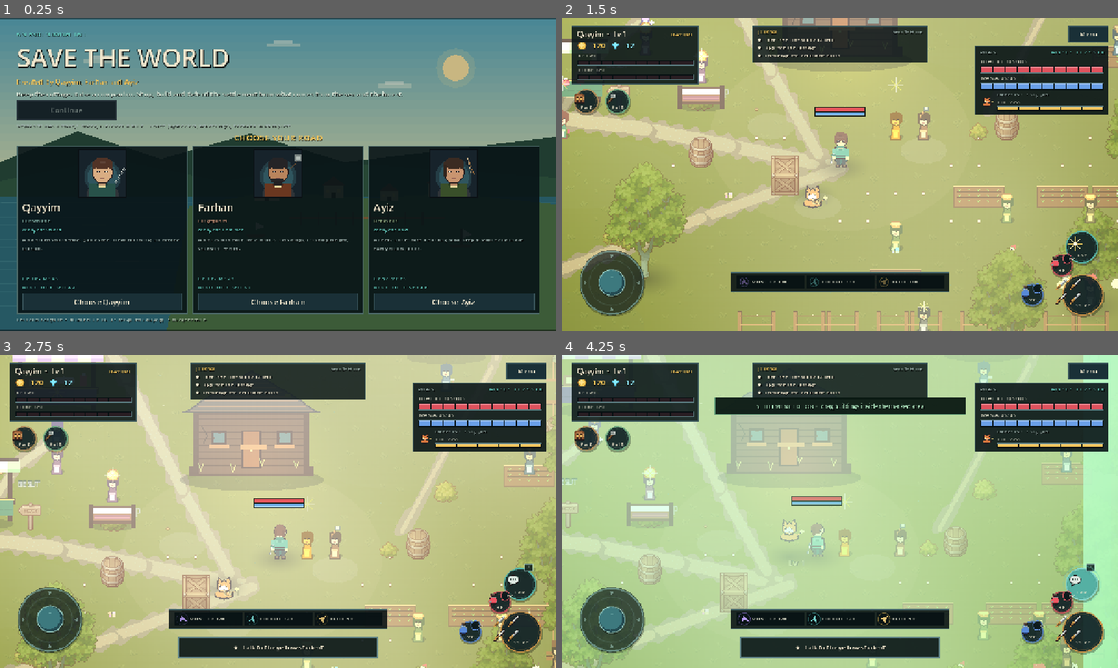
Above: before the commit, frames 1-4 (two rows, left to right).
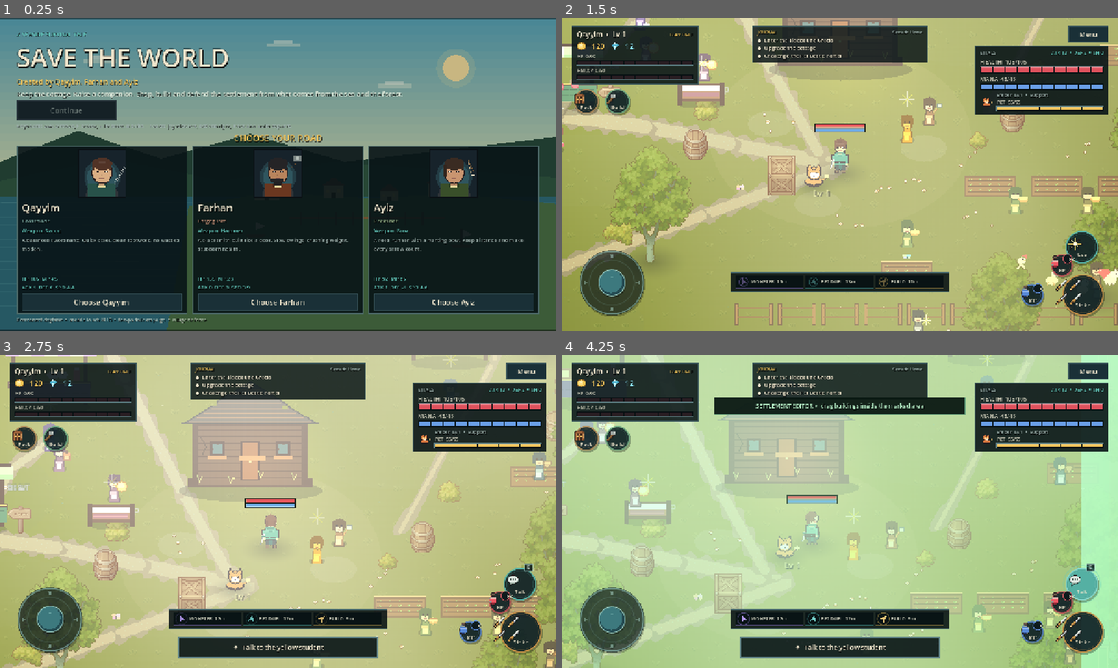
Above: after the commit, the same moments.

Repository: Thunderoar/godottgame
Game: Godot game, scene res://scenes/game.tscn
Two runs of this game, one before a commit and one after it. Both use one fixed random seed, a clock stepped at 60 frames per second and the inputs below.
Inputs (mouse positions are in pixels of both pictures, inside the frame that each line leads up to):
- Up to frame 1 (0.25 s): no input
- Up to frame 2 (1.5 s): click "Choose Qayyim" at 0.5 s; click "Skip" at 1.25 s
- Up to frame 3 (2.75 s): tap Enter at 2 s; drag from (50, 621) to (139, 445) at 2.02 s
- Up to frame 4 (4.25 s): drag from (1084, 630) to (673, 530) at 2.77 s; move the mouse to (1084, 583) at 3.52 s; hold D (move_right) from 3.53 s (still down); tap B (toggle_build) at 3.6 s; click (1084, 583) at 3.67 s

The runs differ from the first frame. In frame 1, 3.9% of the frame differs, in the area x 0-100%, y 4-98%; in frame 2, 16%, in the area x 0-100%, y 0-100%; in frame 3, 14%; in frame 4, 9.3%.

Commit message:
Make camera zoom adjustable and preserve continuous motion

Diff:
--- a/project.godot
+++ b/project.godot
@@ -113,5 +113,5 @@
 renderer/rendering_method.mobile="gl_compatibility"
 textures/vram_compression/import_etc2_astc=true
 environment/defaults/default_clear_color=Color(0.027, 0.05, 0.06, 1)
-2d/snap/snap_2d_transforms_to_pixel=true
-2d/snap/snap_2d_vertices_to_pixel=true
+2d/snap/snap_2d_transforms_to_pixel=false
+2d/snap/snap_2d_vertices_to_pixel=false
--- a/scripts/core/follow_camera.gd
+++ b/scripts/core/follow_camera.gd
@@ -3,13 +3,14 @@
 ## Smooth camera with look-ahead and a decaying hit shake. Each world owns one
 ## so its map bounds can differ between the lobby and a portal dungeon.
 ##
-## ZOOM is an integer multiple of 32 (one art pixel = exactly 2 screen pixels at
-## 64) so pixels never shimmer while panning; the camera position additionally
-## snaps to the art grid. See docs/VISUAL_OVERHAUL.md §2 for the decision.
+## Default zoom keeps the original 2:1 pixel-art scale. World follow remains
+## continuous so entities never advance in grid-sized jumps.
 
 const ZOOM_SCALE := 64.0
+const ZOOM_MIN := 32.0
+const ZOOM_MAX := 80.0
+const ZOOM_STEP := 4.0
 const LOOKAHEAD_UNITS := 1.15
-const ART_GRID := 32.0
 
 var target: Node2D
 var bounds := Rect2(0, 0, 64, 40)
@@ -18,13 +19,17 @@
 var shake_time := 0.0
 var _rng := RandomNumberGenerator.new()
 var _look := Vector2.ZERO
+var _target_zoom := ZOOM_SCALE
 
 
 func _ready() -> void:
 	add_to_group("camera")
 	_rng.randomize()
-	zoom = Vector2(ZOOM_SCALE, ZOOM_SCALE)
+	_target_zoom = GameSettings.camera_zoom()
+	zoom = Vector2(_target_zoom, _target_zoom)
 	position_smoothing_enabled = false
+	set_process_unhandled_input(true)
+	GameSettings.changed.connect(_on_setting_changed)
 	limit_left = int(bounds.position.x)
 	limit_top = int(bounds.position.y)
 	limit_right = int(bounds.position.x + bounds.size.x)
@@ -45,13 +50,50 @@
 				_look = _look.lerp(Vector2.ZERO, clampf(delta * 3.0, 0.0, 1.0))
 		aim += _look
 		global_position = global_position.lerp(aim, clampf(delta * follow_speed, 0.0, 1.0))
-		# Snap to the art grid so 1 art pixel = exactly 2 aligned screen pixels.
-		global_position = (global_position * ART_GRID).round() / ART_GRID
+	zoom = zoom.lerp(Vector2(_target_zoom, _target_zoom), clampf(delta * 8.0, 0.0, 1.0))
 	if shake_time > 0.0:
 		shake_time = maxf(0.0, shake_time - delta)
 		offset = Vector2(_rng.randf_range(-1, 1), _rng.randf_range(-1, 1)) * shake_amount * (shake_time / maxf(0.01, shake_time + delta))
 	else:
 		offset = offset.lerp(Vector2.ZERO, clampf(delta * 12.0, 0.0, 1.0))
+
+
+func _unhandled_input(event: InputEvent) -> void:
+	var direction := 0.0
+	if event is InputEventMouseButton and event.pressed:
+		if event.button_index == MOUSE_BUTTON_WHEEL_UP:
+			direction = 1.0
+		elif event.button_index == MOUSE_BUTTON_WHEEL_DOWN:
+			direction = -1.0
+	elif event is InputEventKey and event.pressed and not event.echo:
+		if event.keycode in [KEY_PLUS, KEY_EQUAL, KEY_KP_ADD]:
+			direction = 1.0
+		elif event.keycode in [KEY_MINUS, KEY_KP_SUBTRACT]:
+			direction = -1.0
+	if is_zero_approx(direction):
+		return
+	var hud := get_tree().get_first_node_in_group("hud")
+	if hud != null and hud.has_method("any_modal_open") and bool(hud.call("any_modal_open")):
+		return
+	step_zoom(direction)
+	get_viewport().set_input_as_handled()
+
+
+func step_zoom(direction: float) -> void:
+	if is_zero_approx(direction):
+		return
+	set_zoom_scale(_target_zoom + signf(direction) * ZOOM_STEP)
+
+
+func set_zoom_scale(value: float, persist: bool = true) -> void:
+	_target_zoom = clampf(value, ZOOM_MIN, ZOOM_MAX)
+	if persist:
+		GameSettings.set_camera_zoom(_target_zoom)
+
+
+func _on_setting_changed(key: String) -> void:
+	if key == "camera_zoom":
+		_target_zoom = clampf(GameSettings.camera_zoom(), ZOOM_MIN, ZOOM_MAX)
 
 
 func shake(amount: float = 0.16, duration: float = 0.2) -> void:
--- a/scripts/core/game_settings.gd
+++ b/scripts/core/game_settings.gd
@@ -13,6 +13,7 @@
 ##   mute_all                 bool                     default false
 ##   fullscreen               bool                     default false
 ##   ui_scale                 int    75..130           default 100  (percent)
+##   camera_zoom              float  32..80            default 64  (magnification)
 ##   touch_controls           String auto|always|hidden default "always"
 ##   screen_shake             bool                     default true
 ##   auto_pause_on_focus_loss bool                     default true
@@ -47,6 +48,7 @@
         "mute_all": false,
         "fullscreen": false,
         "ui_scale": 100,
+        "camera_zoom": 64.0,
         "touch_controls": "always",
         "screen_shake": true,
         "auto_pause_on_focus_loss": true,
@@ -123,6 +125,8 @@
                         return clampi(int(value), 0, 100)
                 "ui_scale":
                         return clampi(int(value), UI_SCALE_MIN, UI_SCALE_MAX)
+                "camera_zoom":
+                        return clampf(float(value), 32.0, 80.0)
                 "touch_controls":
                         var mode := str(value).to_lower()
                         return mode if TOUCH_MODES.has(mode) else str(DEFAULTS["touch_controls"])
@@ -224,6 +228,14 @@
         set_value("ui_scale", value, persist)
 
 
+func camera_zoom() -> float:
+        return float(_values.get("camera_zoom", 64.0))
+
+
+func set_camera_zoom(value: float, persist: bool = true) -> void:
+        set_value("camera_zoom", value, persist)
+
+
 func touch_controls() -> String:
         return str(_values.get("touch_controls", "always"))
 
--- a/scripts/core/shaders.gd
+++ b/scripts/core/shaders.gd
@@ -152,9 +152,7 @@
 	float crest = smoothstep(0.86, 1.0, band);
 	float depth = smoothstep(0.0, 1.0, UV.y);
 	vec4 col = mix(shallow, deep, depth);
-	float sparkle = step(0.985, sin(UV.x * 220.0 + TIME * 2.2) * sin(UV.y * 140.0 - TIME * 1.7));
 	vec3 rgb = mix(col.rgb, foam.rgb, crest * 0.85);
-	rgb += sparkle * 0.35 * (1.0 - depth * 0.6);
 	COLOR = vec4(rgb, mix(col.a, 1.0, crest * 0.5) * mask_a);
 }
 "
--- a/scripts/world/resident.gd
+++ b/scripts/world/resident.gd
@@ -110,8 +110,10 @@
 		_wait = 0.0
 		if _shopping:
 			_shopping = false
-			if _tool:
-				_tool.texture = PixelArt.icon(_tool_icon())
+		if _tool:
+			var travel_icon := "backpack" if shops_at_waypoints else _tool_icon()
+			if _tool.texture != PixelArt.icon(travel_icon):
+				_tool.texture = PixelArt.icon(travel_icon)
 		if _sprite:
 			_sprite.flip_h = delta_pos.x < 0.0
 		if _frightened and delta_pos.length() < 2.5 and not _threat_notified:
@@ -126,8 +128,9 @@
 				_tool.texture = PixelArt.icon("gold")
 		else:
 			_shopping = false
-			if _tool and _tool.texture != PixelArt.icon(_tool_icon()):
-				_tool.texture = PixelArt.icon(_tool_icon())
+			var travel_icon := "backpack" if shops_at_waypoints else _tool_icon()
+			if _tool and _tool.texture != PixelArt.icon(travel_icon):
+				_tool.texture = PixelArt.icon(travel_icon)
 		if _wait >= wait_duration:
 			_wait = 0.0
 			_index = (_index + 1) % maxi(1, waypoints.size())
